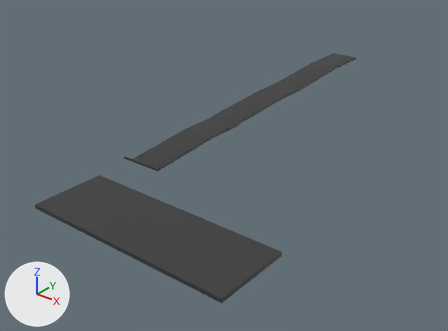
One commit to the OBJ model Assets/middleramp_tarmac.obj: the scene before it, then after it.
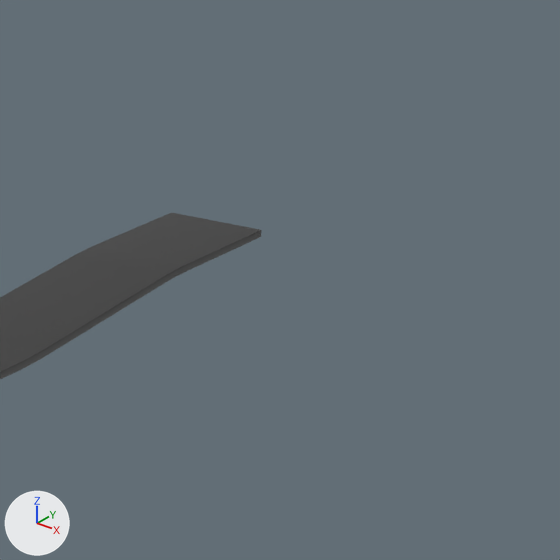
The first picture shows the older version from a camera (50 mm lens) standing at (50.1, -70.6, 39.6) and looking at (-12.7, 7.9, -9.0). The close-ups show both versions on the part from 65% to 96% of the width and 0% to 42% of the height of that picture; other places that the commit changed are outside them. The lights are fixed; the arrows at lower left show +X, +Y and +Z. Where no turn or scale is listed for an object, it has been applied to the vertices.

The first close-up shows 'Cube.023_Cube.022'.
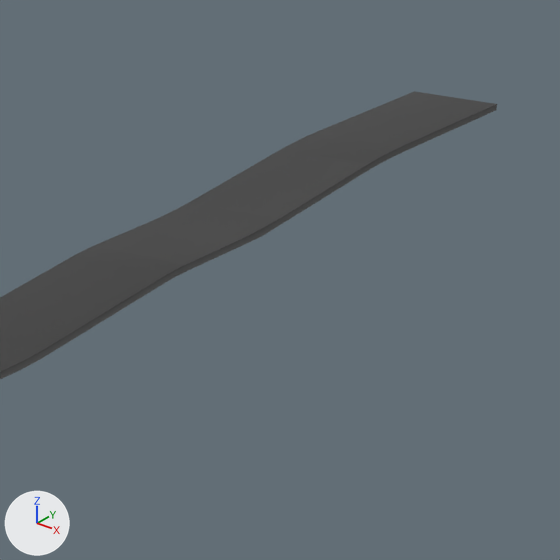
Boxes (x1, y1, x2, y2) around the edits, measured in the close-ups (560 x 560 px):
'Cube.023_Cube.022', reshaped: before (0, 212, 262, 379); after (0, 91, 497, 379)
part 1 of me_cube_023_cube_022, built on: before (167, 212, 262, 238); after (167, 91, 497, 238)

Diff of the bpy script that builds the scene:
```diff
--- a/Assets/middleramp_tarmac.obj.py
+++ b/Assets/middleramp_tarmac.obj.py
@@ me_cube_023_cube_022 @@
 # used by ob_cube_023_cube_022; location = (0.0, 0.0, 0.0)
-me_cube_023_cube_022.from_pydata(...)  # 342 vertices, 338 faces; spans x -16.4..-9.2, y -12.3..49.1, z -1.3..2.2
+me_cube_023_cube_022.from_pydata(...)  # 400 vertices, 404 faces; spans x -16.4..-9.2, y -12.3..79.7, z -1.3..3.4
+# me_cube_023_cube_022 part 1
+# 1 vertex is removed from x -14.7, y 49.1, z 2.2
+# 6 faces are deleted
+# 35 vertices are added at x -14.7..-9.2, y 46.7..79.7, z 1.9..3.4
+# 16 new vertices lie (5.5, 0.0, 0.0) away from vertices in x -14.7, y 46.7..79.7, z 2.2..3.4
+# 8 new vertices lie (0.0, 0.0, -0.4) away from vertices in x -14.7..-9.2, y 61.4..66.2, z 3.2..3.4
+# 72 new faces join them
 me_cube_023_cube_022.materials.append(mat_material_004)
```
